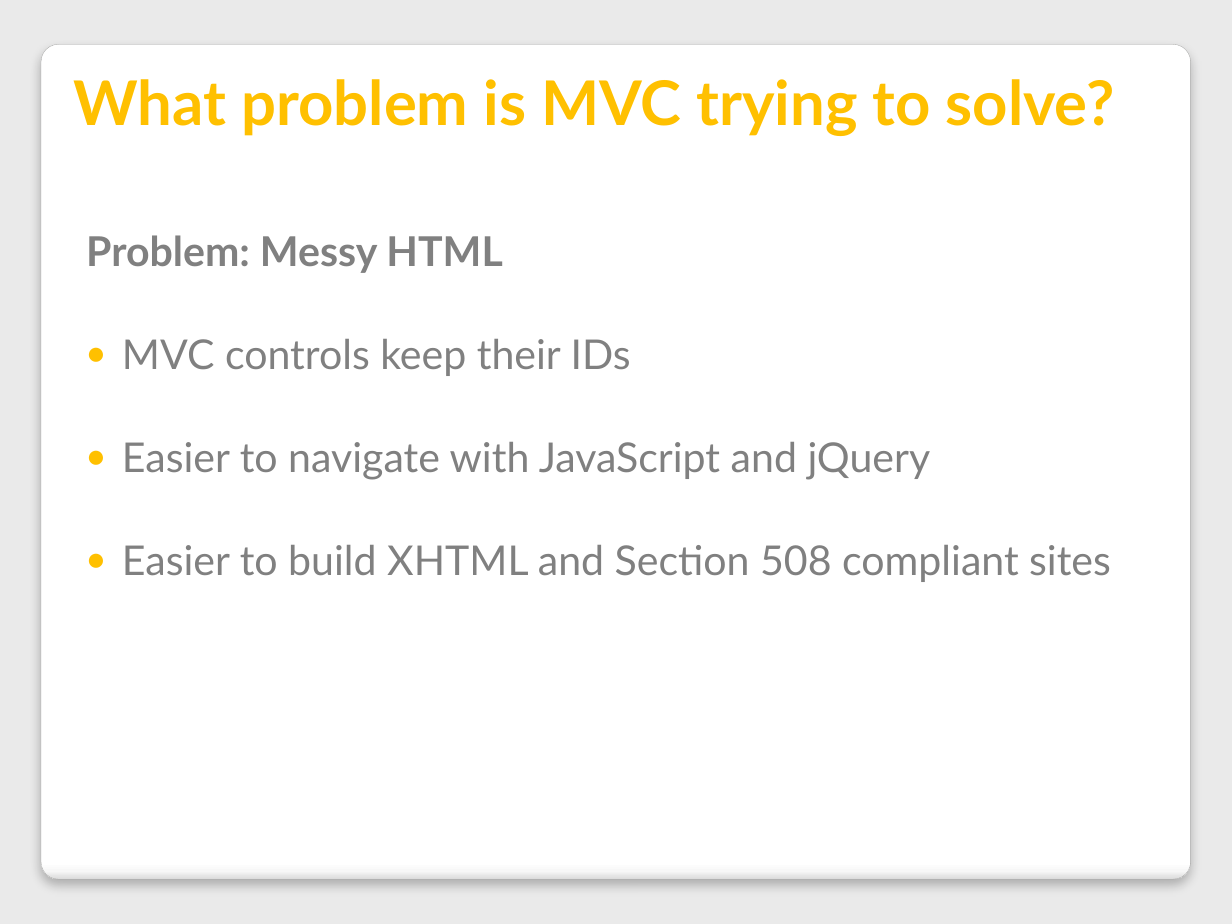
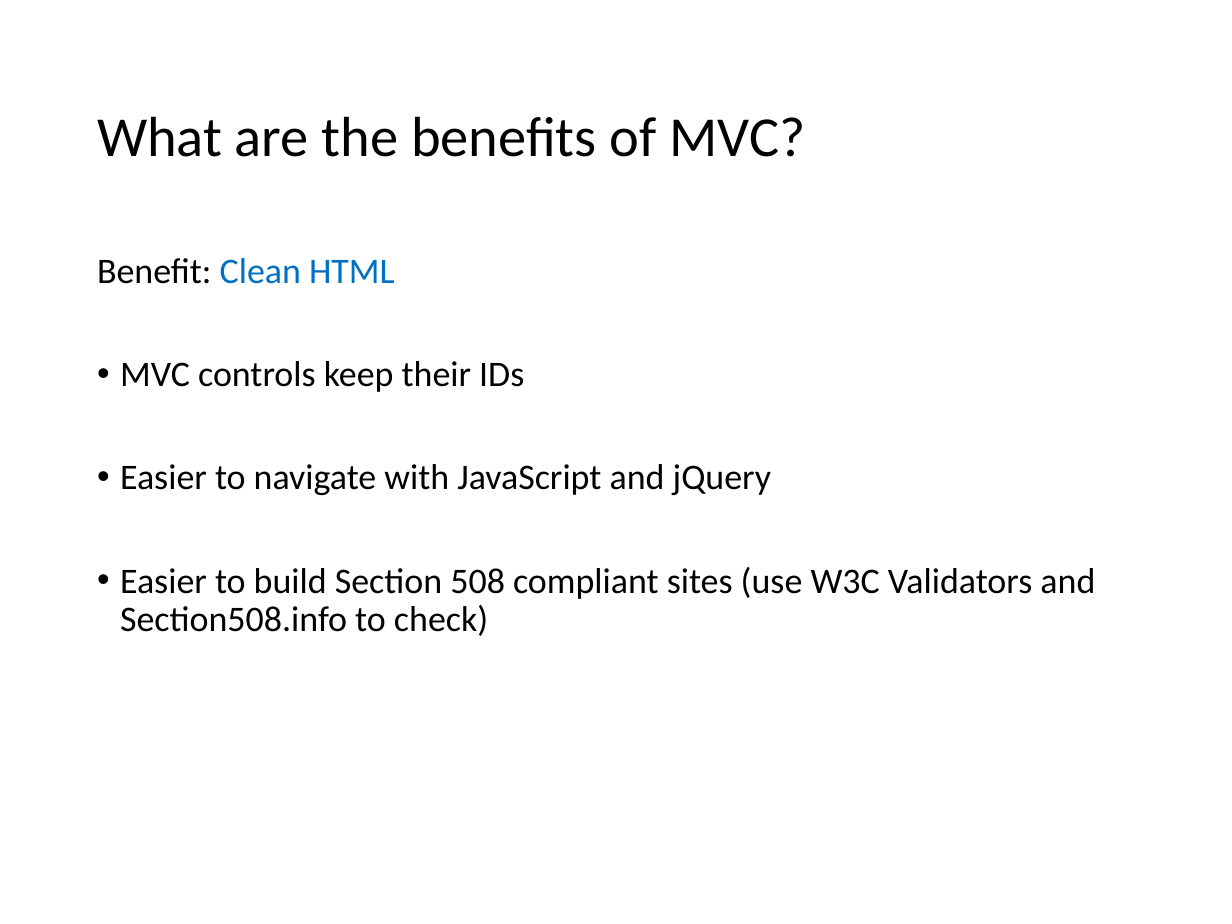
Before and after one commit to VolareSoftware/Presentations, a slide deck: slide 17 of Intro to MVC and Web API - Denver Dev Days/Introduction to MVC and Web API.pptx (slide 15 before the commit). Drawn at 1232x924 pixels with LibreOffice and Linux fonts; fonts in the diff are those of the drawing. Boxes give left, top, right and bottom in pixels: in the first picture for what was removed or moved away, otherwise in the second. Text is boxed around its words. In the diff, an @@ line names an element or a change of style, - is before the commit and + after.

Commit message:
updaate styles and grab old content, still need to update and add new stuff

```diff
--- a/Intro to MVC and Web API - Denver Dev Days/Introduction to MVC and Web API.pptx
+++ b/Intro to MVC and Web API - Denver Dev Days/Introduction to MVC and Web API.pptx
@@ background #EAEAEA to #FFFFFF @@
@@ rounded rectangle removed at [41, 44, 1190, 880] @@
@@ title "What are the benefits of ..." at [97, 116, 805, 157]: vertical alignment bottom to middle @@
@@ title at [97, 116, 805, 157]: text changed; size 36 to 33 pt; font Lato to Calibri; text colour #FFC000 to #000000; bold off @@
-What problem is MVC trying to solve?
+What are the benefits of MVC?
@@ text "Benefit: Clean HTML": place and size @@
-text "Benefit: Clean HTML" at [86, 235, 1111, 582]
+text "Benefit: Clean HTML" at [97, 258, 1095, 636]
@@ text at [97, 258, 395, 284]: text changed; size 24 to 21 pt; font Lato to Calibri; text colour #808080 to #0070C0; bold off @@
-Problem: Messy HTML
+Benefit: Clean HTML
@@ text at [120, 361, 771, 495]: size 24 to 21 pt, font Lato to Calibri, text colour #808080 to #000000 in "MVC controls keep their IDs", "Easier to navigate with JavaScript and jQuery"; bullet ● to •; line spacing 2 to 0.9; more space between paragraphs @@
@@ text at [120, 567, 1095, 636]: text changed; size 24 to 21 pt; font Lato to Calibri; text colour #808080 to #000000 @@
-● Easier to build XHTML and Section 508 compliant sites
+• Easier to build Section 508 compliant sites (use W3C Validators and Section508.info to check)
```
Also in this commit, not shown: 14 other slides changed, 10 slides added, 8 slides removed.
